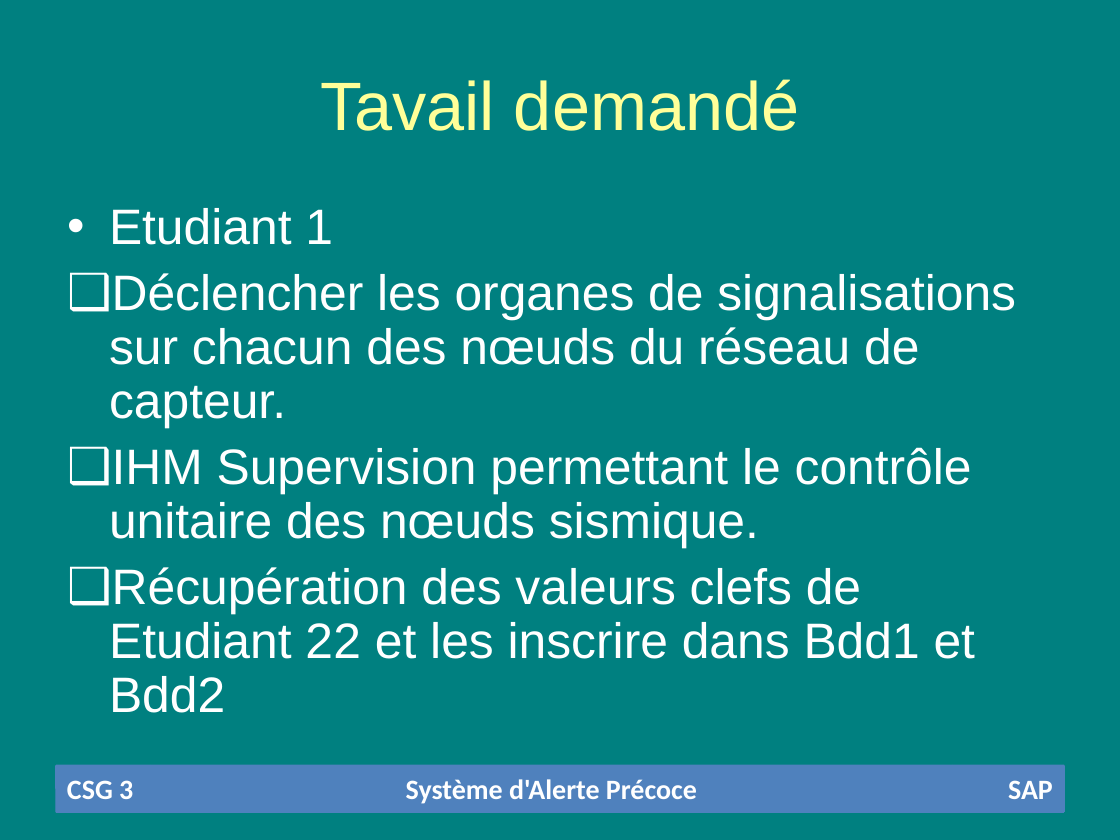
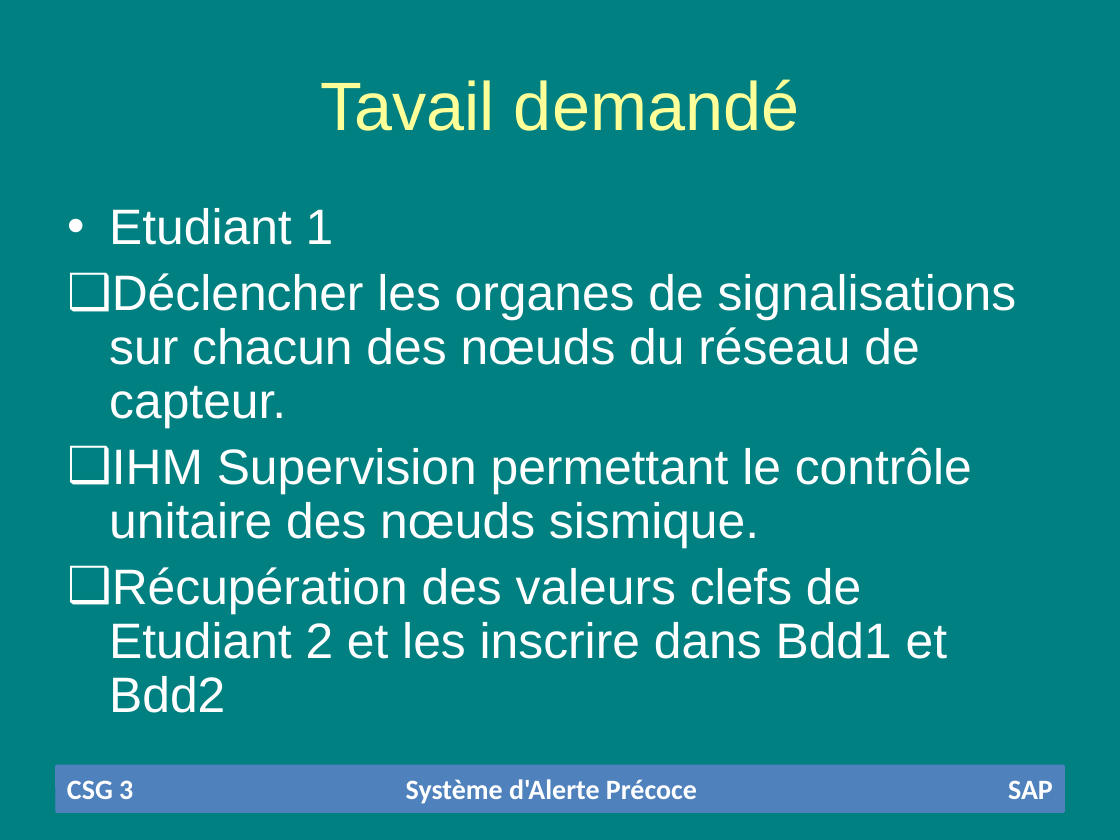
Before and after one commit to BtsSnirGpe/2020csg3, a slide deck: slide 8 of description/csg-3-sap.ppt. Drawn at 1120x840 pixels with LibreOffice and Linux fonts; fonts in the diff are those of the drawing; background and template pictures are left out. Boxes give left, top, right and bottom in pixels: in the first picture for what was removed or moved away, otherwise in the second. Text is boxed around its words. In the diff, an @@ line names an element or a change of style, - is before the commit and + after.

```diff
--- a/description/csg-3-sap.ppt
+++ b/description/csg-3-sap.ppt
@@ text at <box>109,567,947,713</box>: text changed @@
-❑ Récupération des valeurs clefs de Etudiant 22 et les inscrire dans Bdd1 et Bdd2
+❑ Récupération des valeurs clefs de Etudiant 2 et les inscrire dans Bdd1 et Bdd2
```
Also in this commit, not shown: 15 other slides changed.
